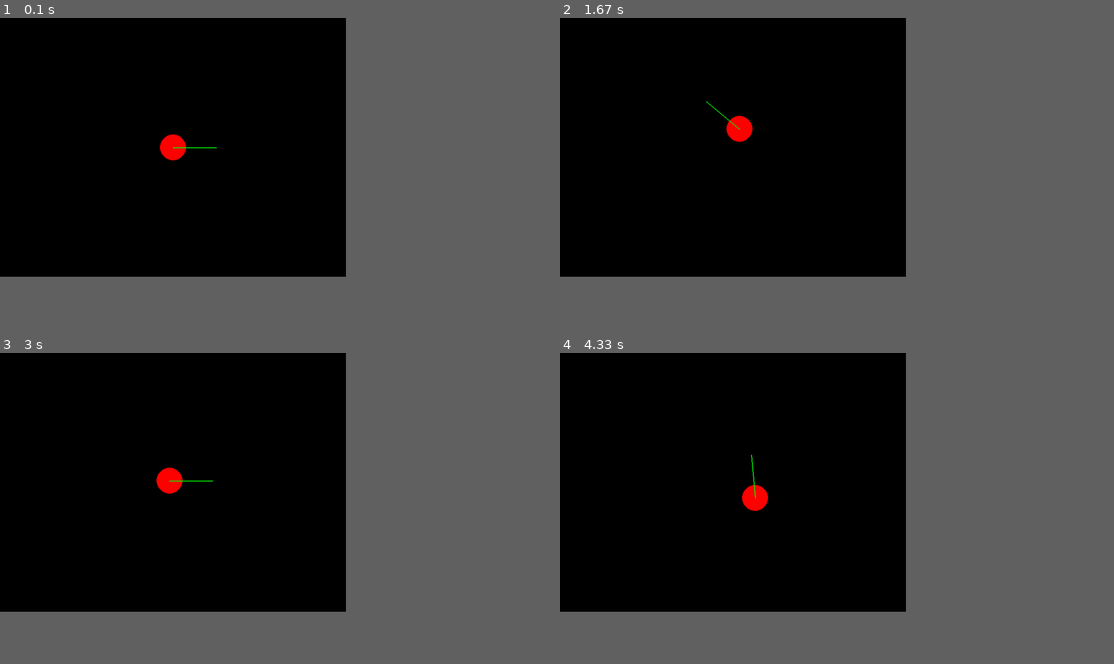
Above: before the commit, frames 1-4 (two rows, left to right).
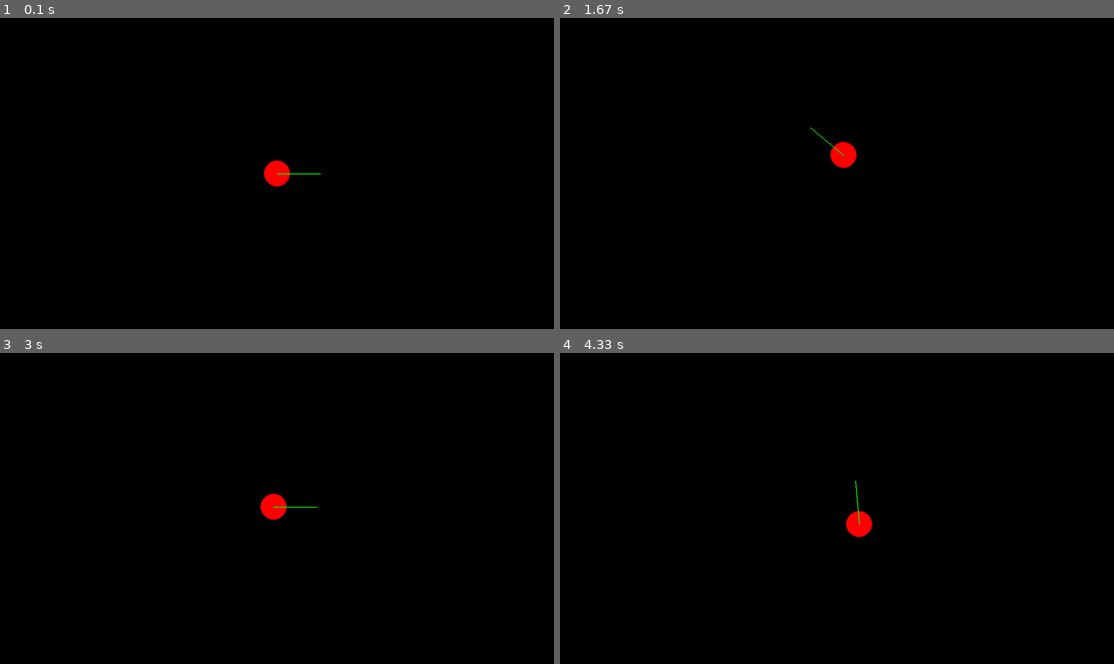
Above: after the commit, the same moments.

Repository: sprout88/pygame_shooting
Game: pygame game, started from keyboard_controlled_instance.py
Same seed, same stepped clock (60 frames per second), same inputs: the game is played once before the commit and once after it.
Inputs:
- Up to frame 1 (0.1 s): no input
- Up to frame 2 (1.67 s): hold Right 0.33-0.8 s; hold Up 0.83-1.13 s; hold Right 1.17-1.63 s
- Up to frame 3 (3 s): hold Left 1.67-2.2 s; hold Down 2.23-2.53 s; hold Left 2.57-2.97 s
- Up to frame 4 (4.33 s): hold Up 3-3.37 s; hold Right 3.4-4.03 s; hold Down from 4.07 s (still down)
In our replay, the window is 562x421 before the commit and 900x506 after it. These sizes can differ from the game's own. Grey fills any space a smaller window leaves; there, only what the larger window draws over its background counts as a difference.

The runs differ from the first frame. In frame 1, 0.7% of the frame differs, in the area x 28-58%, y 37-55%; in frame 2, 0.7%; in frame 3, 0.7%; in frame 4, 0.7%, in the area x 32-57%, y 32-60%.

Commit message:
feat: full screen

Diff:
--- a/keyboard_controlled_instance.py
+++ b/keyboard_controlled_instance.py
@@ -4,9 +4,10 @@
 # 초기화
 pygame.init()
 
-# 화면 크기 설정
-SCREEN_WIDTH = 800
-SCREEN_HEIGHT = 600
+# 디스플레이 정보 가져오기
+info = pygame.display.Info()
+SCREEN_WIDTH = info.current_w
+SCREEN_HEIGHT = info.current_h
 screen = pygame.display.set_mode((SCREEN_WIDTH, SCREEN_HEIGHT))
 pygame.display.set_caption("2D 슈팅 게임")
 
